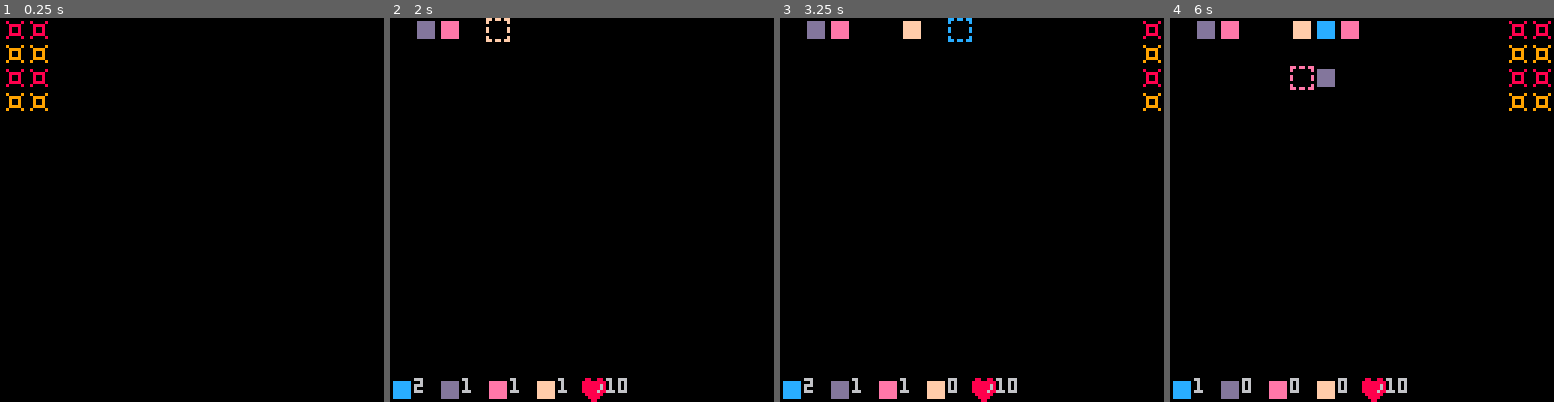
Above: before the commit, frames 1-4 (left to right).
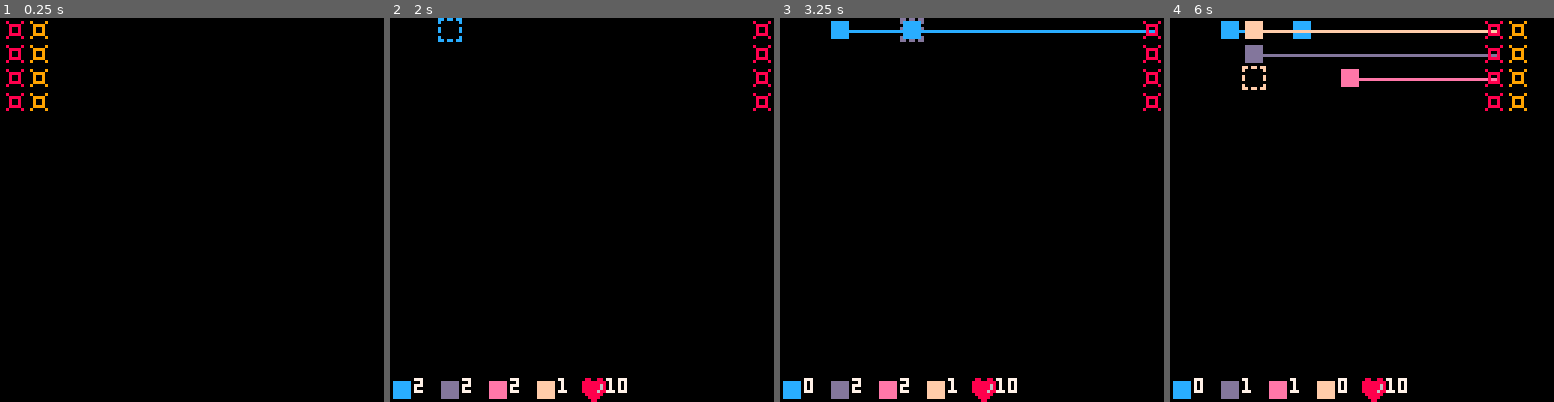
Above: after the commit, the same moments.

Repository: RobertoFreireFerrazPassos/pico8
Game: PICO-8 cartridge towerdefense.p8
Two runs of this game, one before a commit and one after it. Both use one fixed random seed, a clock stepped at 60 frames per second and the inputs below.
Inputs:
- Up to frame 1 (0.25 s): no input
- Up to frame 2 (2 s): tap X (X key) at 0.33, 1.07, 1.85 s; tap O (Z key) at 0.7, 1.7 s; hold Right from 1.6 s (still down)
- Up to frame 3 (3.25 s): release Right at 2.1 s; tap O (Z key) at 2.1, 2.5, 2.9 s; hold Up 2.15-2.42 s; hold Right 2.47-3.03 s; tap X (X key) at 2.97 s; hold Left from 3.08 s (still down)
- Up to frame 4 (6 s): tap O (Z key) every 0.4 s from 3.3 to 5.7 s; release Left at 3.58 s; hold Down 3.63-3.97 s; hold Right 4.02-4.68 s; tap X (X key) at 4.08, 5.2 s; hold Up 4.73-5.03 s; hold Left 5.08-5.68 s; hold Down from 5.73 s (still down)

The runs differ from the first frame. In frame 1, 0.4% of the frame differs, in the area x 1-13%, y 0-25%; in frame 2, 1.5%; in frame 3, 2.1%; in frame 4, 4.7%, in the area x 6-100%, y 0-98%.

Commit message:
add tower control

Diff:
--- a/towerdefense.p8
+++ b/towerdefense.p8
@@ -10,15 +10,21 @@
 end
 
 function _update()
+ timemanager:update()
+
+	if showenemies then
+		return
+	end
+
 	s:control()
 
-	if not showenemies then
-		foreach(enemies,function(e)
-			e:control()
-		end)
-	end
-
-	timemanager:update()
+	foreach(towers,function(t)
+		t:control()
+	end)
+
+	foreach(enemies,function(e)
+		e:control()
+	end)
 end
 
 function _draw()
@@ -107,6 +113,10 @@
 	end
 })
 
+function distance(x1, y1, x2, y2)
+  return (x2 - x1)^2 + (y2 - y1)^2
+end
+
 -->8
 -- selector --
 s = class:new({
@@ -132,7 +142,7 @@
 		if not at and btn(4)
 			and	availabletowers[tpi].q>0
 			and not get_buffer(x,y).a then
-				add(towers,t:new({x=x,y=y,s=towertypes[tpi].s}))
+				add(towers,t:new({x=x,y=y,twt=towertypes[tpi]}))
 				set_buffer(x,y,{a=true})
 				at=true
 				availabletowers[tpi].q-=1
@@ -182,7 +192,7 @@
 	local xx,yy=0,15
 	foreach(availabletowers,function(at)
 		spr(at.s,xx*8,yy*8)
-		print(at.q,(xx+1)*8,yy*8)
+		print(at.q,(xx+1)*8,yy*8,7)
 		xx+=2
 	end)
 end
@@ -200,11 +210,22 @@
 	x=0,
 	y=0,
 	s=0,
+	twt={},-- tower type
+	ce=nil,-- closest enemy
 	control=function(_ENV)
-
+		ce=enemies[1]
+	 foreach(enemies,function(e)
+	 	if distance(x,y,e.x,e.y)
+	 		<	distance(x,y,ce.x,ce.y) then
+	 		ce=e
+	 	end
+	 end)
 	end,
 	draw=function(_ENV)
-		spr(s,x,y)
+		spr(twt.s,x,y)
+		if ce~=nil then
+			line(x+4,y+4,ce.x+4,ce.y+4,twt.c)
+		end
 	end
 })
 -->8
@@ -282,13 +303,13 @@
 
 function generateenemies()
 	add(enemies,e:new({x=128,y=0,s=16}))
-	add(enemies,e:new({x=128,y=8,s=17}))
+	add(enemies,e:new({x=128,y=8,s=16}))
 	add(enemies,e:new({x=128,y=16,s=16}))
-	add(enemies,e:new({x=128,y=24,s=17}))
-	add(enemies,e:new({x=136,y=0,s=16}))
-	add(enemies,e:new({x=136,y=8,s=17}))
-	add(enemies,e:new({x=136,y=16,s=16}))
-	add(enemies,e:new({x=136,y=24,s=17}))
+	add(enemies,e:new({x=128,y=24,s=16}))
+	add(enemies,e:new({x=136,y=0,s=19}))
+	add(enemies,e:new({x=136,y=8,s=19}))
+	add(enemies,e:new({x=136,y=16,s=19}))
+	add(enemies,e:new({x=136,y=24,s=19}))
 end
 -->8
 -- buffer --
@@ -324,12 +345,12 @@
 00000000600000060cccccc00dddddd00eeeeee00ffffff000000000000000000000000000000000000000000000000000000000000000000000000000000000
 00000000660660660000000000000000000000000000000000000000000000000000000000000000000000000000000000000000000000000000000000000000
 00000000000000000000000000000000000000000000000000000000000000000000000000000000000000000000000000000000000000000000000000000000
-08000080090000900000000000000000000000000000000000000000000000000000000000000000000000000000000000000000000000000000000000000000
-00888800009999000000000000000000000000000000000000000000000000000000000000000000000000000000000000000000000000000000000000000000
-00800800009009000000000000000000000000000000000000000000000000000000000000000000000000000000000000000000000000000000000000000000
-00800800009009000000000000000000000000000000000000000000000000000000000000000000000000000000000000000000000000000000000000000000
-00888800009999000000000000000000000000000000000000000000000000000000000000000000000000000000000000000000000000000000000000000000
-08000080090000900000000000000000000000000000000000000000000000000000000000000000000000000000000000000000000000000000000000000000
+08000080080000800800008009000090090000900900009000000000000000000000000000000000000000000000000000000000000000000000000000000000
+00888800008888000088880000999900009999000099990000000000000000000000000000000000000000000000000000000000000000000000000000000000
+00800800008008000080080000900900009009000090090000000000000000000000000000000000000000000000000000000000000000000000000000000000
+00800800008008000080080000900900009009000090090000000000000000000000000000000000000000000000000000000000000000000000000000000000
+00888800008888000088880000999900009999000099990000000000000000000000000000000000000000000000000000000000000000000000000000000000
+08000080080000800800008009000090090000900900009000000000000000000000000000000000000000000000000000000000000000000000000000000000
 00000000000000000000000000000000000000000000000000000000000000000000000000000000000000000000000000000000000000000000000000000000
 08800880000000000000000000000000000000000000000000000000000000000000000000000000000000000000000000000000000000000000000000000000
 88888888000000000000000000000000000000000000000000000000000000000000000000000000000000000000000000000000000000000000000000000000
